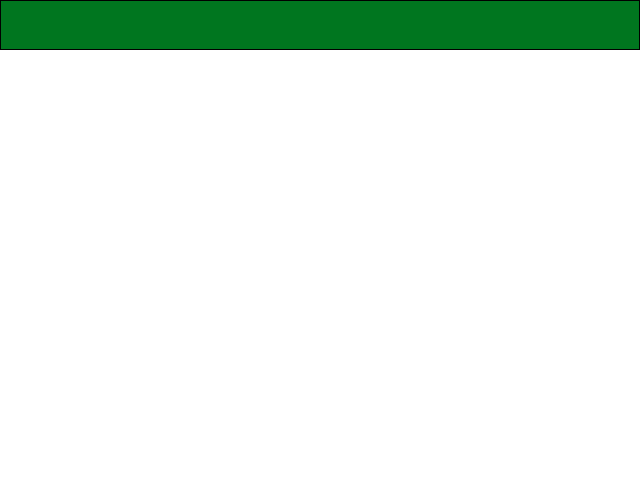
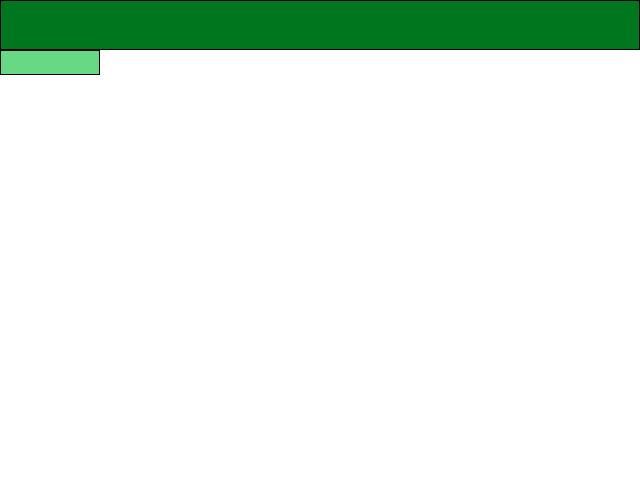
Layers edited between the first and the second (640, 480) image:
added layer "event_bg" above "timebar_bg" over (0, 50, 100, 75)
